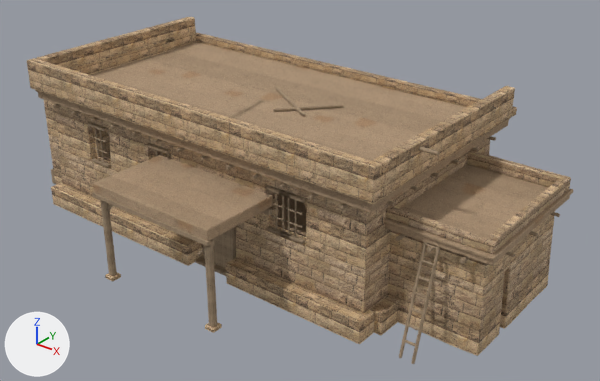
A saved change to the glTF model assets/models/bh23.glb.
Rendered twice from a 50 mm lens placed at (16.28, -18.5, 12.98), pointed at (1.88, -0.51, 1.83). The axes (+X, +Y, +Z) are drawn at lower left. The lights are the same throughout. The picture after the commit comes second. Vertices at exactly the same position are counted once.

Before the edit, the objects in view are built like this:
```python
me_cube = bpy.data.meshes.new('Cube')
me_cube.from_pydata(...)  # 6060 vertices, 11556 faces; spans x -7.8..9.4, y -5.8..3.8, z -0.2..5.1
# faces by material slot: [4528, 6404, 624]
me_cube.materials.append(mat_adobe)
me_cube.materials.append(mat_houswood)
me_cube.materials.append(mat_housmud)
ob_house = bpy.data.objects.new('house', me_cube)
ob_house.location = (0.0, 0.0, 0.0)
```
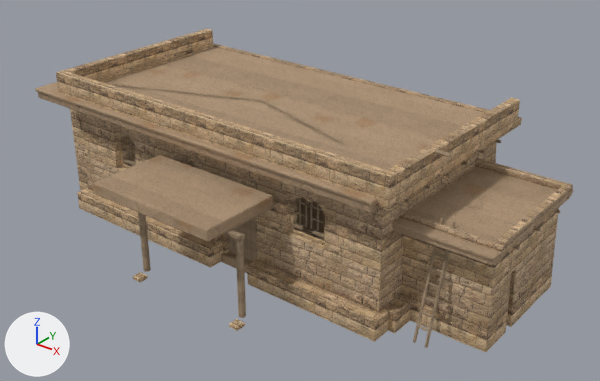
The edits, one by one:
me_cube is used by ob_house; location (0.0, 0.0, 0.0).
me_cube had 6060 vertices, 11556 faces and spanned x -7.8..9.4, y -5.8..3.8, z -0.2..5.1.
me_cube now has 6060 vertices, 11556 faces and spans x 0.0..32767.0, y -19555.0..0.0, z 0.0..9952.0.
me_cube part 1: 6060 of 6060 vertices moved; they spanned x -7.8..9.4, y -5.8..3.8, z -0.2..5.1 and now span x 0.0..32767.0, y -19555.0..0.0, z 0.0..9952.0; mean shift (17012.1, -9614.5, 5369.2).
Object 'house' (ob_house) moves from (0.0, 0.0, 0.0) to (-6.62, 3.71, 0.0).
Object 'house' (ob_house) is rescaled from (1.0, 1.0, 1.0) to (0.000486, 0.000486, 0.000486).

Where the change shows, as pixel boxes [x1, y1, x2, y2] in the pictures (600 x 381 px):
'house', reshaped, moved, rescaled (7% shorter)
    before: [27, 17, 573, 364]
    after: [35, 29, 573, 352]
